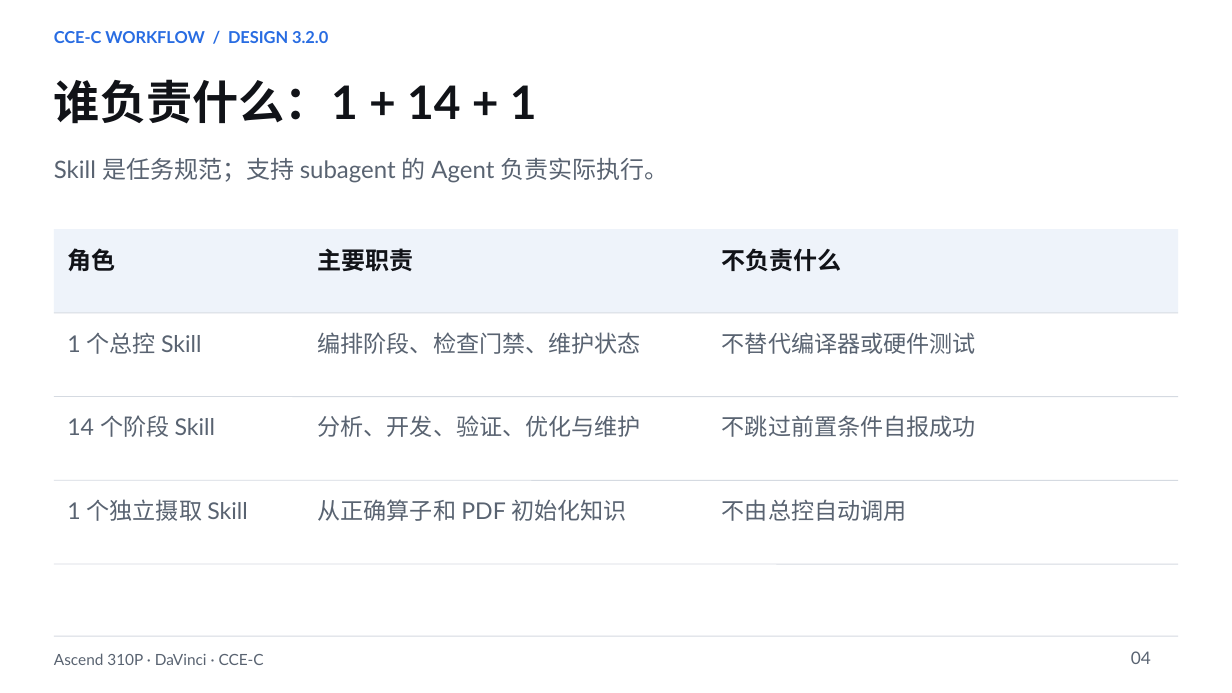
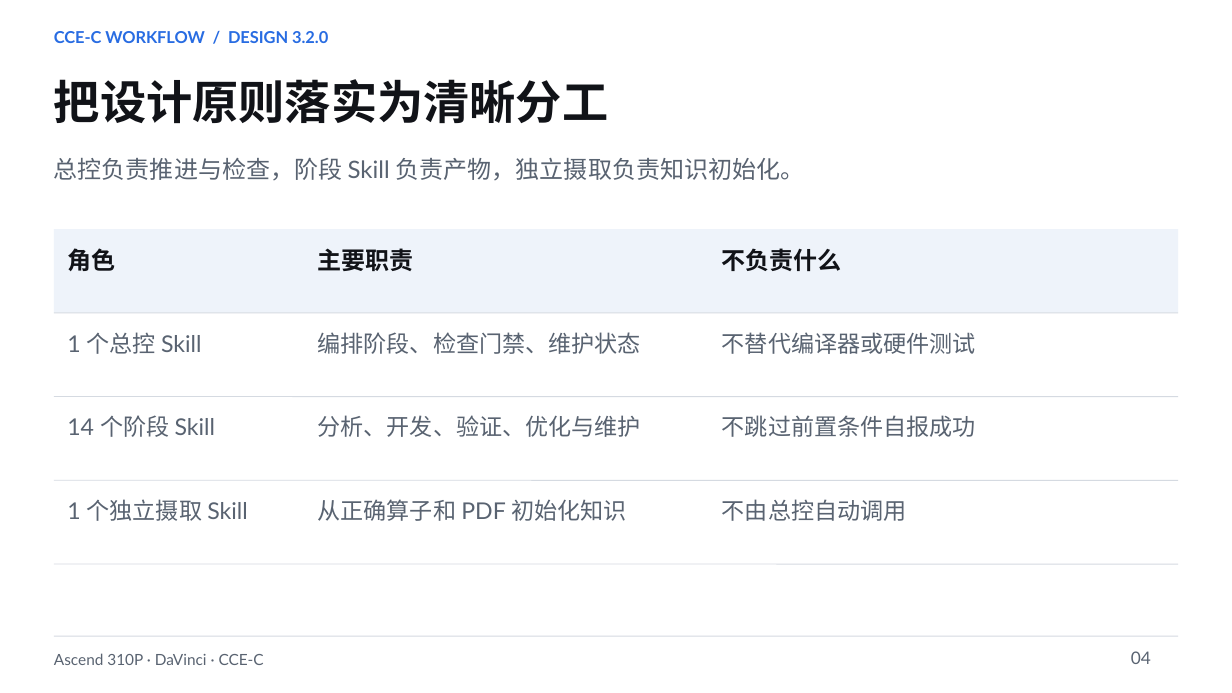
Before and after one commit to chao-shu/CCE_SKILL, a slide deck: slide 4 of docs/Ascend310P_CCEC_Workflow_v3.2.0_CN.pptx. Drawn at 1232x693 pixels with LibreOffice and Linux fonts; fonts in the diff are those of the drawing. Boxes give left, top, right and bottom in pixels: in the first picture for what was removed or moved away, otherwise in the second. Text is boxed around its words. In the diff, an @@ line names an element or a change of style, - is before the commit and + after.

```diff
--- a/docs/Ascend310P_CCEC_Workflow_v3.2.0_CN.pptx
+++ b/docs/Ascend310P_CCEC_Workflow_v3.2.0_CN.pptx
@@ text at [54,79,608,123]: text changed @@
-谁负责什么：1 + 14 + 1
+把设计原则落实为清晰分工
@@ text at [54,158,804,180]: text changed @@
-Skill 是任务规范；支持 subagent 的 Agent 负责实际执行。
+总控负责推进与检查，阶段 Skill 负责产物，独立摄取负责知识初始化。
```
Also in this commit, not shown: 14 other slides changed.
